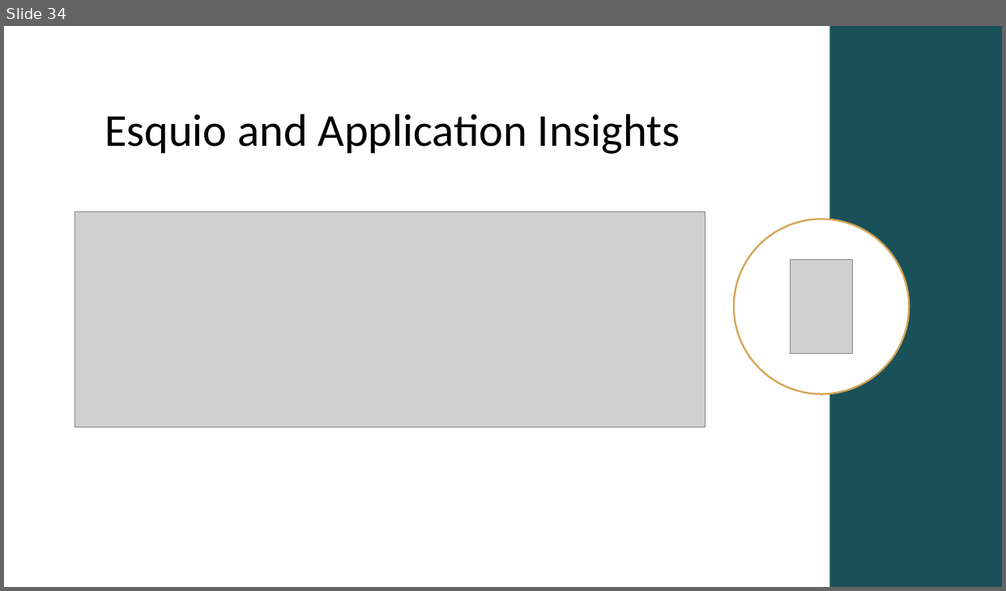
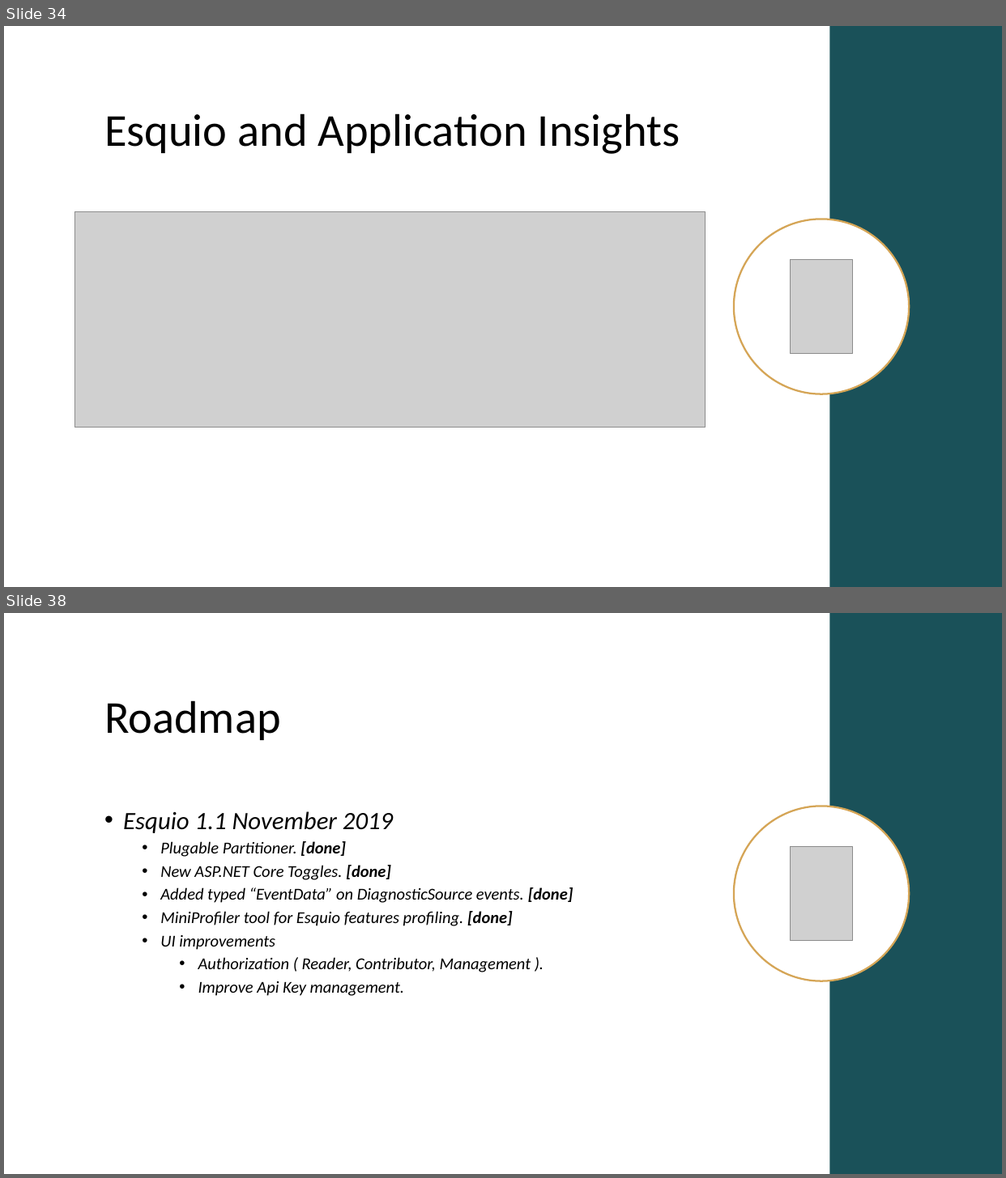
Before and after one commit to Xabaril/Esquio, a slide deck: docs/slides/esquio-overview-101.pptx. Shown one above the other, each under a label of ours: slide 34 before the commit, slides 34 and 38 after it; the slides between them are not shown. The pictures are 1006x591 and 1006x1178 pixels, drawn with LibreOffice and Linux fonts; fonts in the diff are those of the drawing; grey boxes stand for pictures. Boxes give left, top, right and bottom in pixels: in the first picture for what was removed or moved away, otherwise in the second. Text is boxed around its words. In the diff, an @@ line names an element or a change of style, - is before the commit and + after.

Commit message:
Include roadmap and review some slides

```diff
--- a/docs/slides/esquio-overview-101.pptx
+++ b/docs/slides/esquio-overview-101.pptx
@@ slide 38 added at (4,613,1002,1174), background #FFFFFF @@
@@ rectangle added at (829,613,1002,1174), fill #1A5159 @@
@@ title added at (104,700,281,740), 44 pt, text #000000 @@
+Roadmap
@@ ellipse added at (734,806,909,982), fill #FFFFFF, outline #D5A556 1.75 pt @@
@@ text added at (123,811,573,996), 16 pt, text #000000, italic @@
+• Esquio 1.1 November 2019
+  • Plugable Partitioner. [done]
+  • New ASP.NET Core Toggles. [done]
+  • Added typed “EventData” on DiagnosticSource events. [done]
+  • MiniProfiler tool for Esquio features profiling. [done]
+  • UI improvements
+    • Authorization ( Reader, Contributor, Management ).
+    • Improve Api Key management.
@@ picture added at (791,847,853,941) @@
```
Also in this commit, not shown: 6 slides changed, 2 other slides added.
